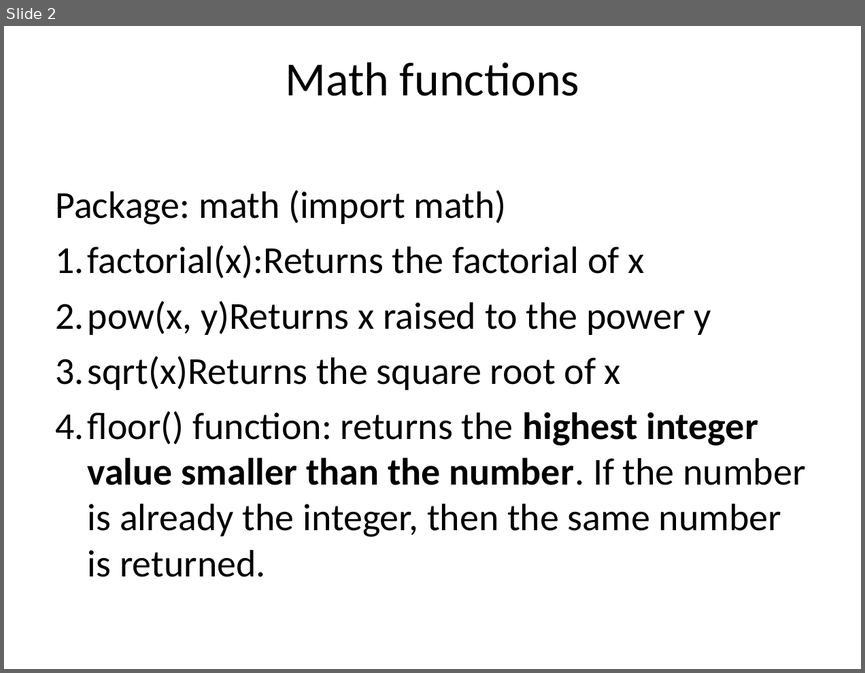
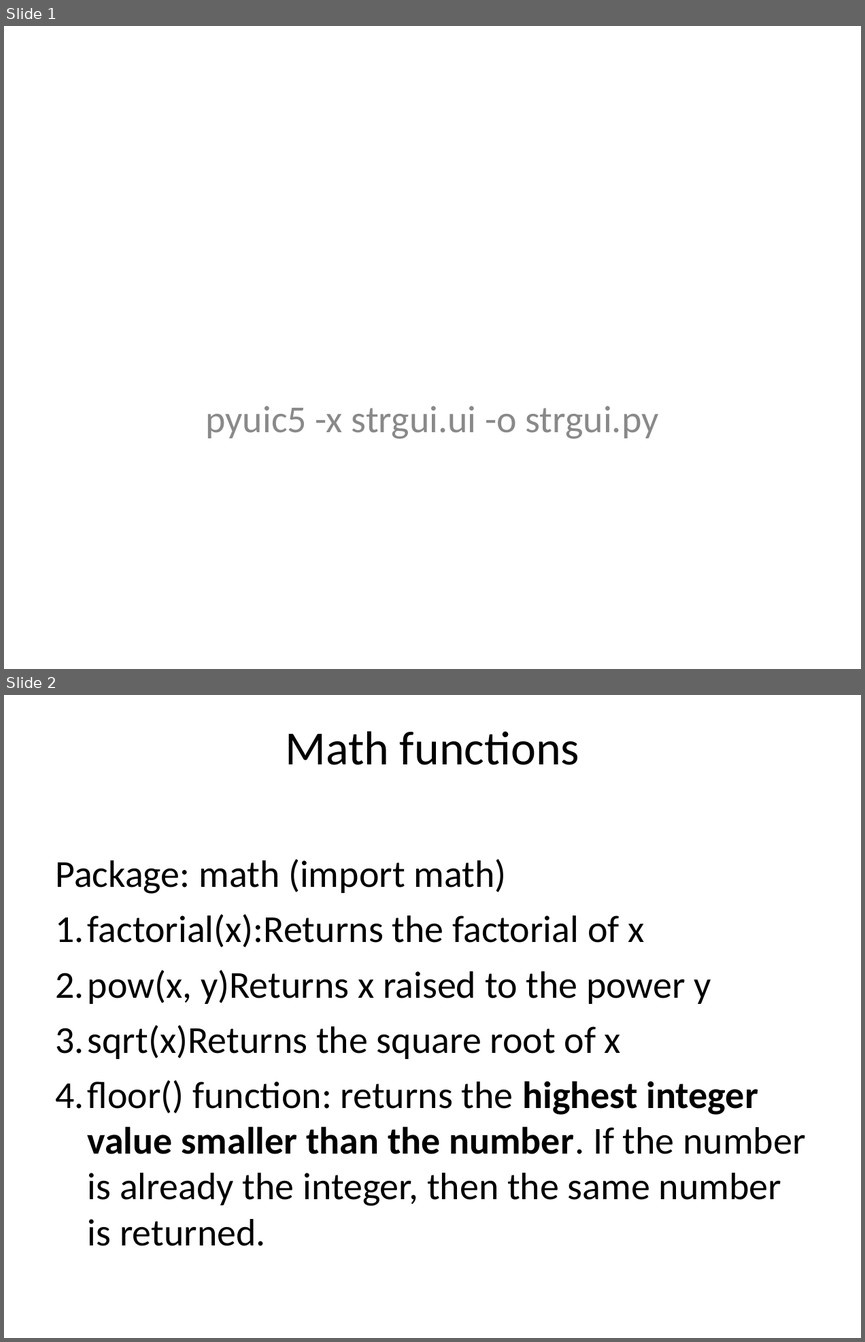
Before and after one commit to vishalamc/pythonexamples, a slide deck: mathAndStringfunction.ppt. Shown one above the other, each under a label of ours: slide 2 before the commit, slides 1 and 2 after it. The pictures are 865x673 and 865x1342 pixels, drawn with LibreOffice and Linux fonts; fonts in the diff are those of the drawing. Boxes give left, top, right and bottom in pixels: in the first picture for what was removed or moved away, otherwise in the second. Text is boxed around its words. In the diff, an @@ line names an element or a change of style, - is before the commit and + after.

```diff
--- a/mathAndStringfunction.ppt
+++ b/mathAndStringfunction.ppt
@@ slide 1 added at [4,26,861,669], background #FFFFFF @@
@@ subtitle added at [205,405,659,439], 32 pt, text #898989 @@
+pyuic5 -x strgui.ui -o strgui.py
```
Also in this commit, not shown: 1 slide removed, 7 other files.
